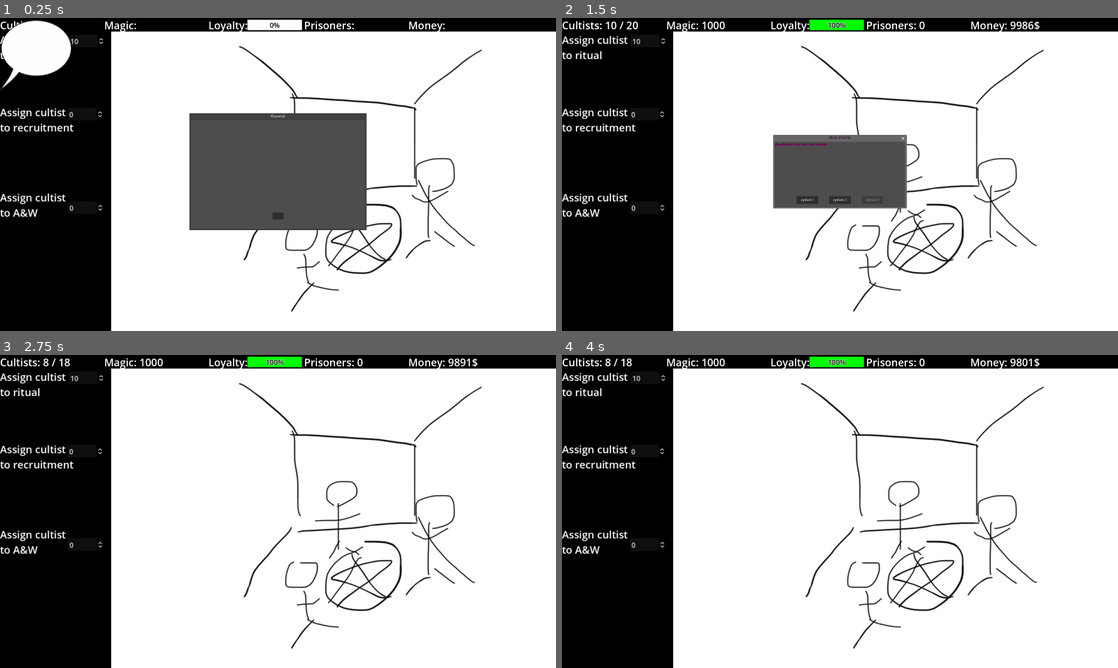
Above: before the commit, frames 1-4 (two rows, left to right).
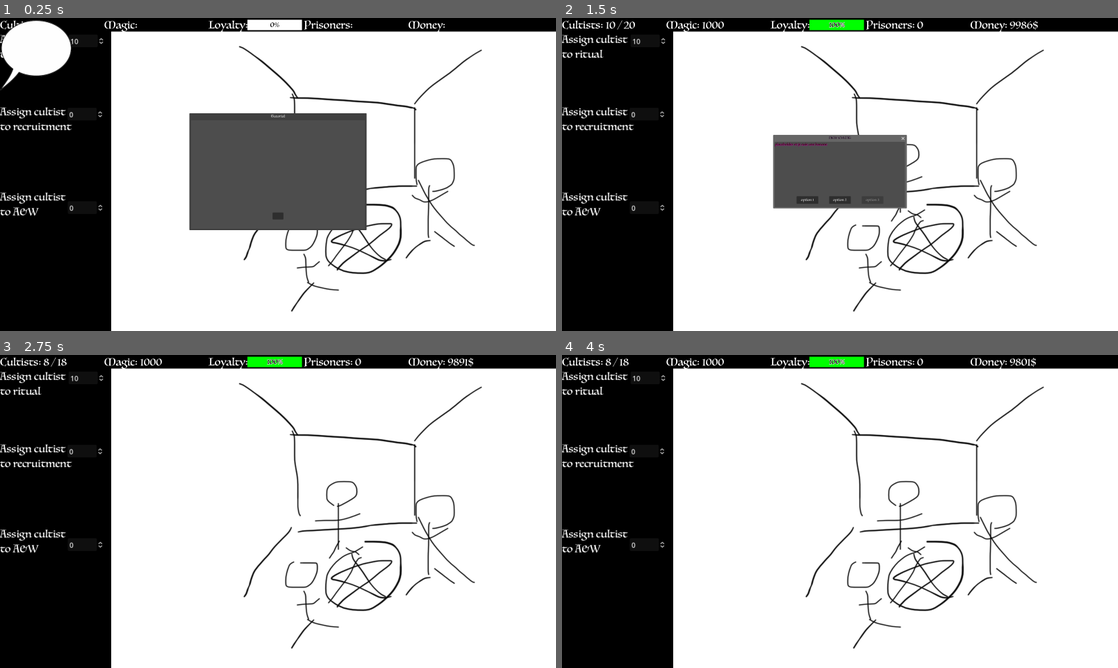
Above: after the commit, the same moments.

Repository: ShroomySquid/Ludum_Dare
Game: Godot game, scene res://node_2d.tscn
Two runs of this game, one before a commit and one after it. Both use one fixed random seed, a clock stepped at 60 frames per second and the inputs below.
Inputs (mouse positions are in pixels of both pictures, inside the frame that each line leads up to):
- Up to frame 1 (0.25 s): no input
- Up to frame 2 (1.5 s): click (600, 55) at 0.5 s; click (840, 215) at 1.25 s
- Up to frame 3 (2.75 s): click "option 1" at 2 s
- Up to frame 4 (4 s): no input

The runs differ from the first frame. In frame 1, 1.3% of the frame differs, in the area x 0-80%, y 0-64%; in frame 2, 2.0%, in the area x 0-86%, y 0-64%; in frame 3, 2.0%; in frame 4, 2.0%.

Commit message:
change ui font to Luminari

Diff:
--- a/ui_prototype/Menu/menu.tscn
+++ b/ui_prototype/Menu/menu.tscn
@@ -1,6 +1,7 @@
-[gd_scene load_steps=2 format=3 uid="uid://diejjpsf5s6pd"]
+[gd_scene load_steps=3 format=3 uid="uid://diejjpsf5s6pd"]
 
 [ext_resource type="Script" path="res://Menu/menu.gd" id="1_yrw7t"]
+[ext_resource type="FontFile" uid="uid://c84yhbqspx8e3" path="res://font/Luminari-Regular.ttf" id="2_vdmhv"]
 
 [node name="Menu" type="Control"]
 layout_mode = 3
@@ -23,10 +24,12 @@
 
 [node name="Resume" type="Button" parent="MarginContainer/VBoxContainer"]
 layout_mode = 2
+theme_override_fonts/font = ExtResource("2_vdmhv")
 text = "Resume"
 
 [node name="Quit" type="Button" parent="MarginContainer/VBoxContainer"]
 layout_mode = 2
+theme_override_fonts/font = ExtResource("2_vdmhv")
 text = "Quit"
 
 [connection signal="pressed" from="MarginContainer/VBoxContainer/Resume" to="." method="_on_resume_pressed"]
--- a/ui_prototype/ui.tscn
+++ b/ui_prototype/ui.tscn
@@ -1,6 +1,7 @@
-[gd_scene load_steps=6 format=3 uid="uid://dqh3trwm4smod"]
+[gd_scene load_steps=7 format=3 uid="uid://dqh3trwm4smod"]
 
 [ext_resource type="Script" path="res://Control.gd" id="1_vbxgf"]
+[ext_resource type="FontFile" uid="uid://c84yhbqspx8e3" path="res://font/Luminari-Regular.ttf" id="2_a410q"]
 
 [sub_resource type="LabelSettings" id="LabelSettings_l3ewh"]
 font_size = 48
@@ -27,6 +28,7 @@
 layout_mode = 0
 offset_right = 72.0
 offset_bottom = 23.0
+theme_override_fonts/font = ExtResource("2_a410q")
 text = "Cultists:"
 label_settings = SubResource("LabelSettings_l3ewh")
 
@@ -36,6 +38,7 @@
 offset_left = 480.0
 offset_right = 629.0
 offset_bottom = 67.0
+theme_override_fonts/font = ExtResource("2_a410q")
 text = "Magic:"
 label_settings = SubResource("LabelSettings_l3ewh")
 
@@ -45,6 +48,7 @@
 offset_left = 960.0
 offset_right = 1140.0
 offset_bottom = 67.0
+theme_override_fonts/font = ExtResource("2_a410q")
 text = "Loyalty:"
 label_settings = SubResource("LabelSettings_l3ewh")
 
@@ -57,6 +61,7 @@
 theme_override_colors/font_color = Color(0, 0, 0, 1)
 theme_override_colors/font_outline_color = Color(1, 1, 1, 1)
 theme_override_constants/outline_size = 6
+theme_override_fonts/font = ExtResource("2_a410q")
 theme_override_font_sizes/font_size = 32
 theme_override_styles/background = SubResource("StyleBoxFlat_rtqf8")
 theme_override_styles/fill = SubResource("StyleBoxFlat_g2tvy")
@@ -67,6 +72,7 @@
 offset_left = 1400.0
 offset_right = 1631.0
 offset_bottom = 67.0
+theme_override_fonts/font = ExtResource("2_a410q")
 text = "Prisoners:"
 label_settings = SubResource("LabelSettings_l3ewh")
 
@@ -76,6 +82,7 @@
 offset_left = 1880.0
 offset_right = 2054.0
 offset_bottom = 67.0
+theme_override_fonts/font = ExtResource("2_a410q")
 text = "Money:"
 label_settings = SubResource("LabelSettings_l3ewh")
 
@@ -85,6 +92,7 @@
 offset_right = 152.0
 offset_bottom = 136.0
 scale = Vector2(2, 2)
+theme_override_fonts/font = ExtResource("2_a410q")
 text = "Assign cultist
 to ritual"
 label_settings = SubResource("LabelSettings_srj8g")
@@ -103,6 +111,7 @@
 offset_right = 168.0
 offset_bottom = 469.0
 scale = Vector2(2, 2)
+theme_override_fonts/font = ExtResource("2_a410q")
 text = "Assign cultist
 to recruitment"
 label_settings = SubResource("LabelSettings_srj8g")
@@ -121,6 +130,7 @@
 offset_right = 168.0
 offset_bottom = 861.0
 scale = Vector2(2, 2)
+theme_override_fonts/font = ExtResource("2_a410q")
 text = "Assign cultist
 to A&W"
 label_settings = SubResource("LabelSettings_srj8g")
